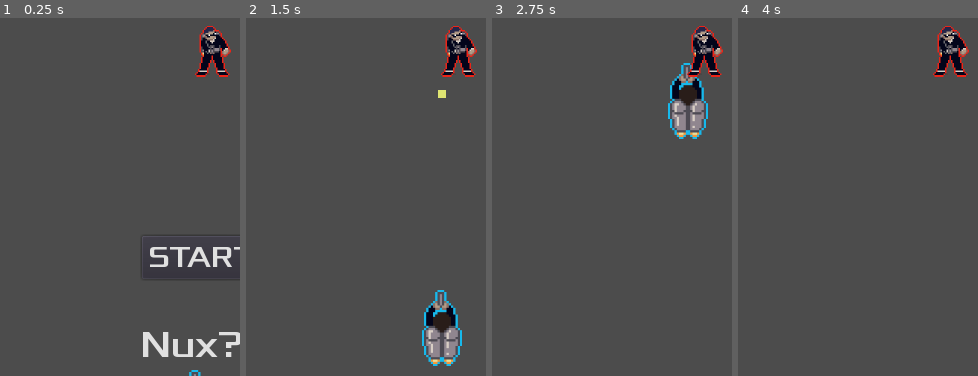
Above: before the commit, frames 1-4 (left to right).
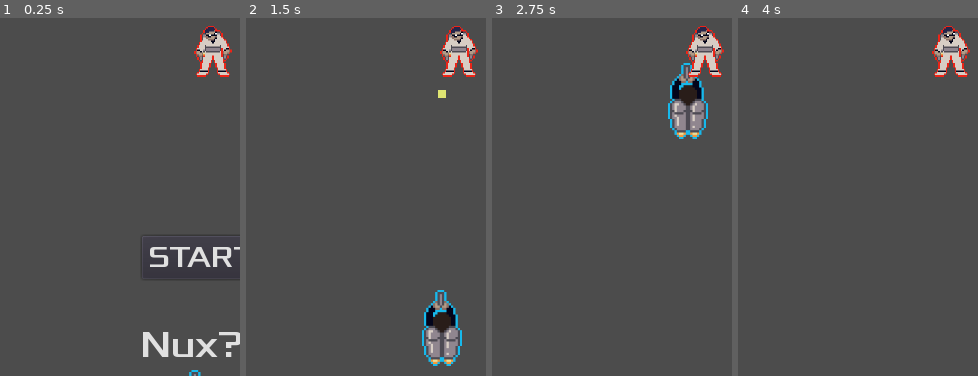
Above: after the commit, the same moments.

Repository: Harrison-Winters/Jet-Pack-Escape
Game: Godot game, scene res://enemy_test.tscn
Two runs of this game, one before a commit and one after it. Both use one fixed random seed, a clock stepped at 60 frames per second and the inputs below. This scene is started directly instead of the project's main scene. Sound files missing from this copy of the repository are replaced by a short silence.
Inputs:
- Up to frame 1 (0.25 s): no input
- Up to frame 2 (1.5 s): click "START" at 0.5 s; tap Enter at 1.25 s; hold Up (ui_up) from 1.28 s (still down); hold Z (shoot) from 1.28 s (still down)
- Up to frame 3 (2.75 s): keep holding Up (ui_up); release Z (shoot) at 2.03 s; tap Z (shoot) at 2.1 s
- Up to frame 4 (4 s): tap Space at 2.75 s; release Up (ui_up) at 2.78 s; hold Z (shoot) 2.78-3.53 s; hold Left (ui_left) from 2.78 s (still down); tap Z (shoot) at 3.6 s
The pictures show only the part of the screen within x 8-58%, y 38-88%; the shares and areas given below are measured in that part.

The runs differ from the first frame. In frame 1, 1.2% of the frame differs, in the area x 80-97%, y 2-17%; in frame 2, 1.2%; in frame 3, 1.2%; in frame 4, 1.2%.

Commit message:
Music/Enemy Sprites Reimplemented

Diff:
--- a/Jetpack Escape/Stage1.gd
+++ b/Jetpack Escape/Stage1.gd
@@ -12,6 +12,7 @@
 	$HUD.update_lives(lives)
 	$HUD.update_score(score)
 #	get_tree().call_group("ObstacleGroup", "update_velocity")
+	$BGM.play()
 	$Part1._on_start_click_blocks_move();
 
 
@@ -46,6 +47,7 @@
 
 #	$HUD/StartButton.show()
 #	var y = yield($HUD, "restart_game")
+	$BGM.play()
 	$Part1._on_start_click_blocks_move();
 #func initial_game():
 #	var y = yield($HUD, "start_game")
@@ -59,4 +61,5 @@
 
 
 func _on_HUD_stop_score():
+	$BGM.stop()
 	$ScoreTimer.stop()
--- a/Jetpack Escape/Stage1.tscn
+++ b/Jetpack Escape/Stage1.tscn
@@ -53,6 +53,7 @@
 
 [node name="BGM" type="AudioStreamPlayer" parent="."]
 stream = ExtResource( 9 )
+volume_db = -15.0
 
 [connection signal="nux" from="HUD" to="PlayerCollisionObject" method="_on_HUD_nux"]
 [connection signal="restart_game" from="HUD" to="." method="_on_HUD_restart_game"]
--- a/Jetpack Escape/enemy.tscn
+++ b/Jetpack Escape/enemy.tscn
@@ -1,13 +1,19 @@
-[gd_scene load_steps=5 format=2]
+[gd_scene load_steps=6 format=2]
 
 [ext_resource path="res://art/enemy1.png" type="Texture" id=1]
 [ext_resource path="res://enemy.gd" type="Script" id=2]
+[ext_resource path="res://art/enemy2.png" type="Texture" id=3]
 
 [sub_resource type="SpriteFrames" id=1]
 animations = [ {
 "frames": [ ExtResource( 1 ) ],
 "loop": true,
 "name": "default",
+"speed": 5.0
+}, {
+"frames": [ ExtResource( 3 ) ],
+"loop": true,
+"name": "radial",
 "speed": 5.0
 } ]
 
--- a/Jetpack Escape/enemy_radial.tscn
+++ b/Jetpack Escape/enemy_radial.tscn
@@ -4,7 +4,6 @@
 [ext_resource path="res://enemy_radial.gd" type="Script" id=2]
 
 [node name="enemy_radial" instance=ExtResource( 1 )]
-mode = 1
 script = ExtResource( 2 )
 
 [node name="AnimatedSprite" parent="." index="0"]
